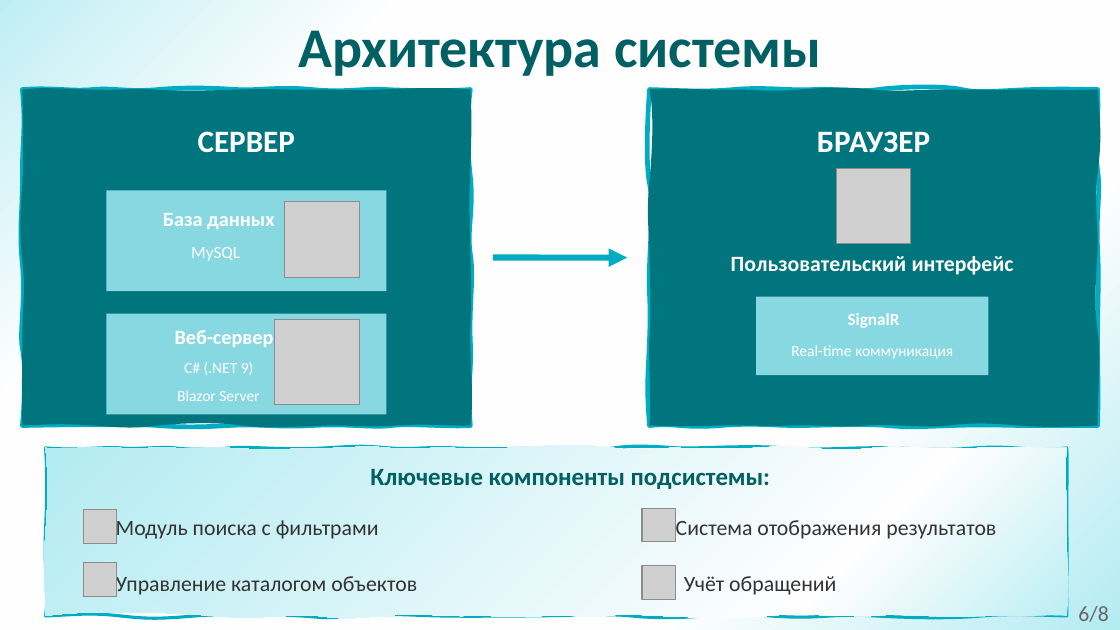
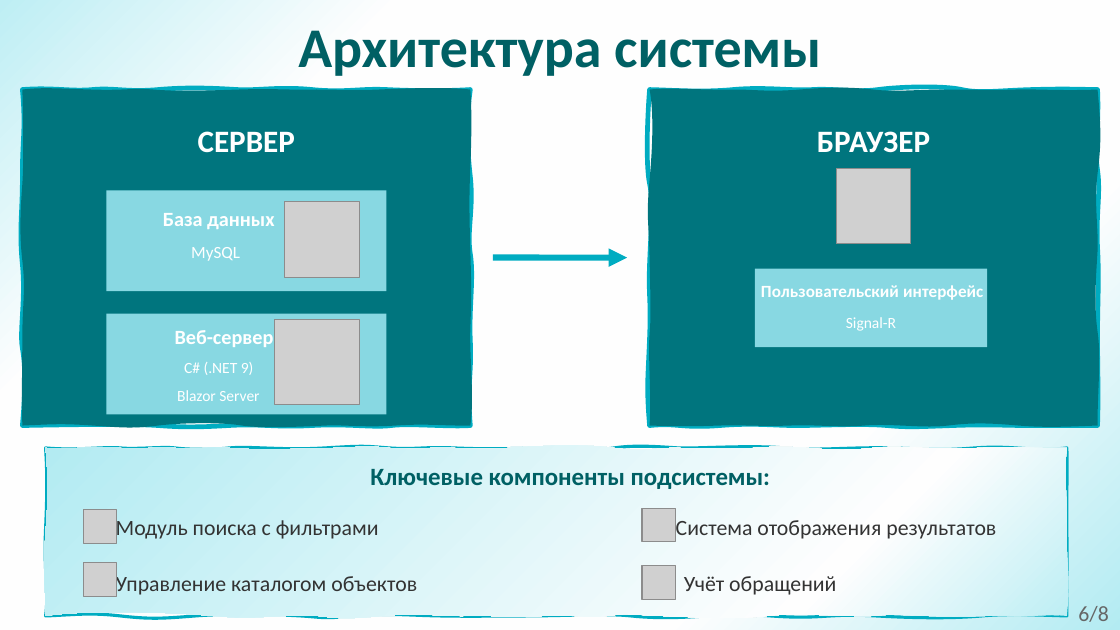
Before and after one commit to AndMar20/Present, a slide deck: slide 7 of Other/Курсовой_проект_АрхРеестр_Маратканов_А.А.pptx. Drawn at 1120x630 pixels with LibreOffice and Linux fonts; fonts in the diff are those of the drawing; grey boxes stand for pictures. Boxes give left, top, right and bottom in pixels: in the first picture for what was removed or moved away, otherwise in the second. Text is boxed around its words. In the diff, an @@ line names an element or a change of style, - is before the commit and + after.

```diff
--- a/Other/Курсовой_проект_АрхРеестр_Маратканов_А.А.pptx
+++ b/Other/Курсовой_проект_АрхРеестр_Маратканов_А.А.pptx
@@ rectangle: place and size @@
-rectangle at (756, 297, 988, 375)
+rectangle at (755, 269, 987, 347)
@@ text "Пользовательский интерфейс": place and size @@
-text "Пользовательский интерфейс" at (731, 256, 1014, 275)
+text "Пользовательский интерфейс" at (761, 285, 983, 300)
@@ text "Пользовательский интерфейс" at (761, 285, 983, 300): size 14 to 11 pt @@
@@ text at (846, 317, 896, 331): text changed @@
-Real-time коммуникация
+Signal-R
@@ text removed at (848, 313, 900, 328) @@
-SignalR
```
Also in this commit, not shown: 2 other slides changed, 2 other files.
